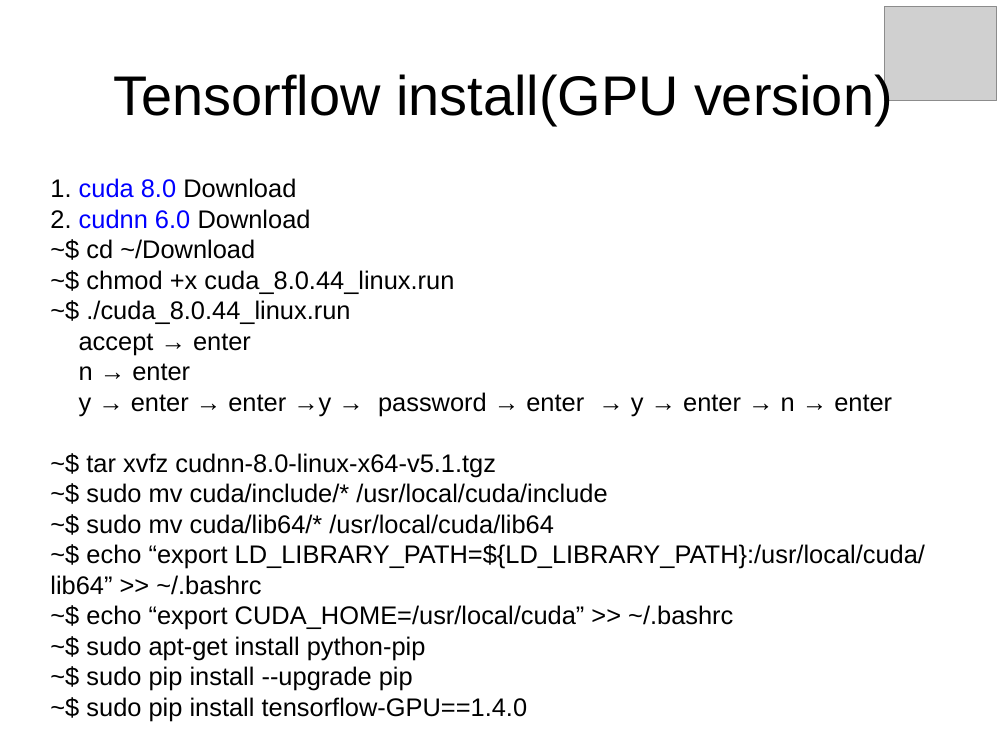
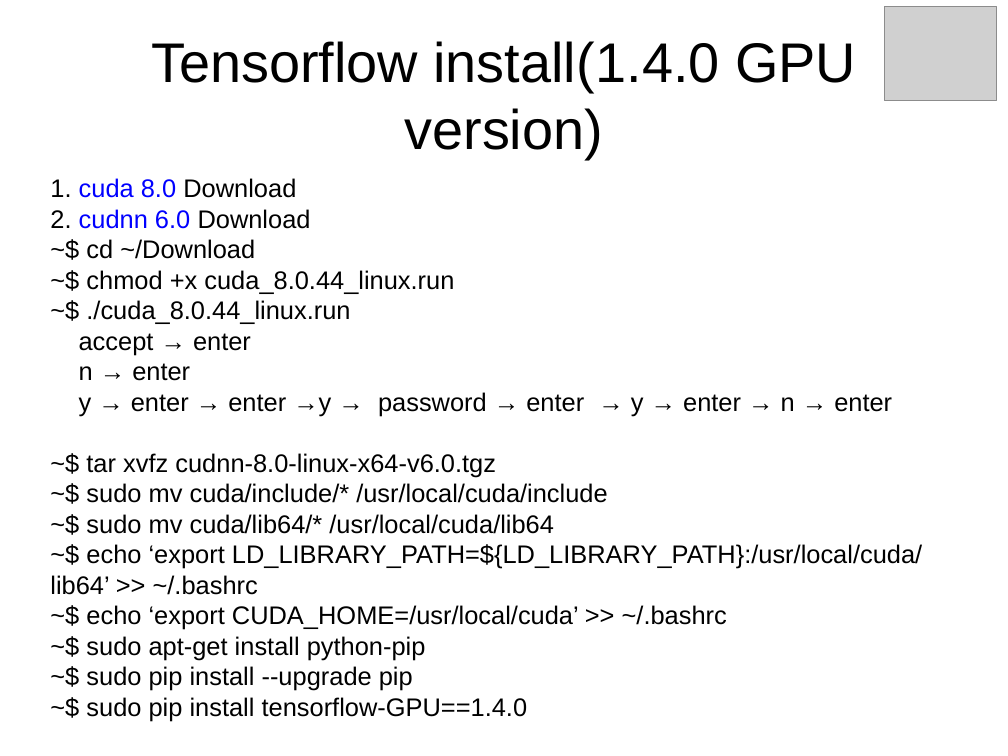
Before and after one commit to jeongam5785/documents, a slide deck: slide 3 of auturbo_2018_spring/auturbo_2018_spring_week5/AuTURBO 2018 – training Week 5.pptx. Drawn at 1008x756 pixels with LibreOffice and Linux fonts; fonts in the diff are those of the drawing; grey boxes stand for pictures. Boxes give left, top, right and bottom in pixels: in the first picture for what was removed or moved away, otherwise in the second. Text is boxed around its words. In the diff, an @@ line names an element or a change of style, - is before the commit and + after.

Commit message:
tensorflow 1.7.0 GPU install append

```diff
--- a/auturbo_2018_spring/auturbo_2018_spring_week5/AuTURBO 2018 – training Week 5.pptx
+++ b/auturbo_2018_spring/auturbo_2018_spring_week5/AuTURBO 2018 – training Week 5.pptx
@@ text at bbox=[151, 41, 856, 159]: text changed @@
-Tensorflow install(GPU version)
+Tensorflow install(1.4.0 GPU version)
@@ text at bbox=[86, 453, 496, 477]: text changed @@
-~$ tar xvfz cudnn-8.0-linux-x64-v5.1.tgz
+~$ tar xvfz cudnn-8.0-linux-x64-v6.0.tgz
@@ text at bbox=[50, 544, 922, 630]: text changed @@
-~$ echo “export LD_LIBRARY_PATH=${LD_LIBRARY_PATH}:/usr/local/cuda/lib64” >> ~/.bashrc
-~$ echo “export CUDA_HOME=/usr/local/cuda” >> ~/.bashrc
+~$ echo ‘export LD_LIBRARY_PATH=${LD_LIBRARY_PATH}:/usr/local/cuda/lib64’ >> ~/.bashrc
+~$ echo ‘export CUDA_HOME=/usr/local/cuda’ >> ~/.bashrc
```
Also in this commit, not shown: 1 slide added.
